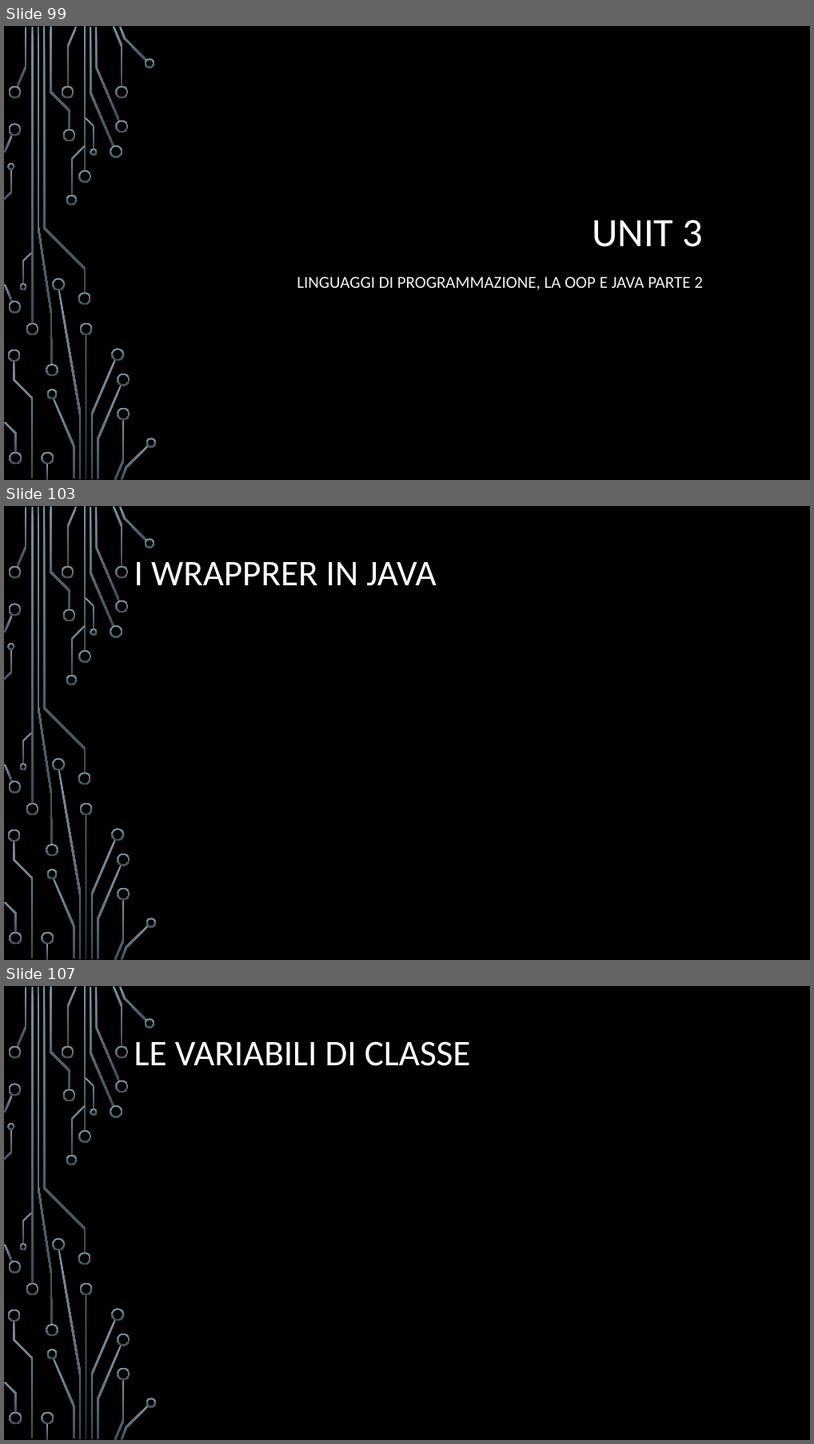
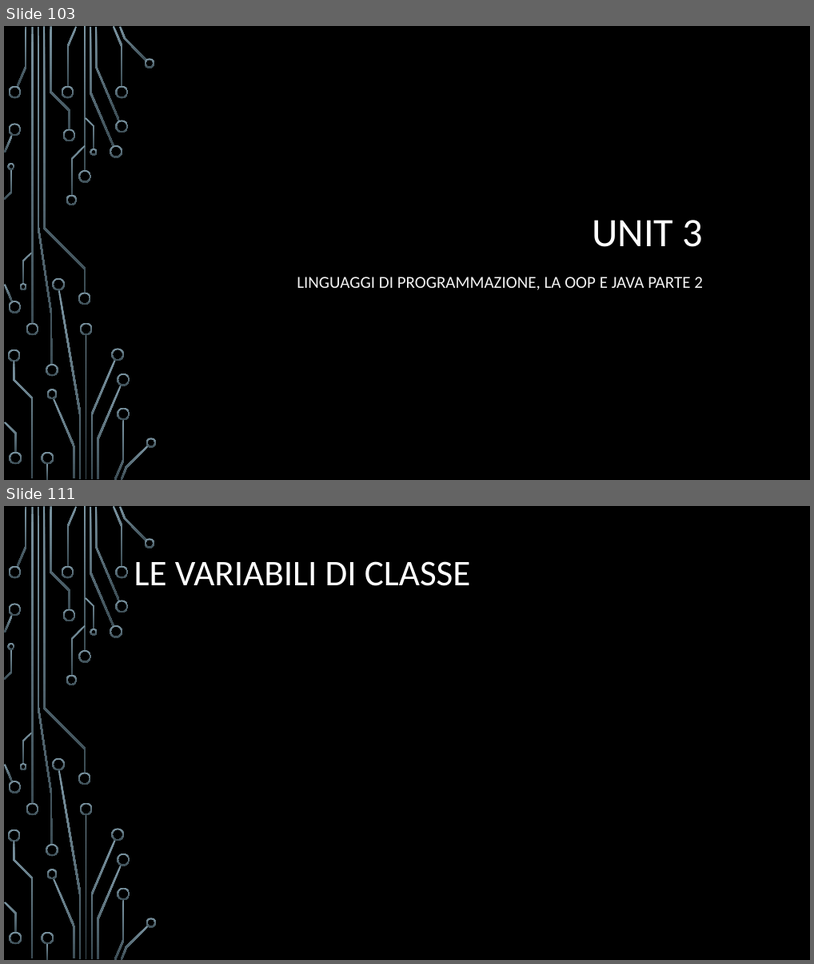
Before and after one commit to Eros-Capo/Corso-Java, a slide deck: Corso Java.pptx. Shown one above the other, each under a label of ours: slides 99, 103 and 107 before the commit, slides 103 and 111 after it; the slides between them are not shown. The pictures are 814x1444 and 814x964 pixels, drawn with LibreOffice and Linux fonts; fonts in the diff are those of the drawing; background and template pictures are left out. Boxes give left, top, right and bottom in pixels: in the first picture for what was removed or moved away, otherwise in the second. Text is boxed around its words. In the diff, an @@ line names an element or a change of style, - is before the commit and + after.

```diff
--- a/Corso Java.pptx
+++ b/Corso Java.pptx
@@ slide 103 removed at [4,506,810,960], background picture (left out); not listed: 54 template elements that a slide beside it also shows @@
@@ title removed at [134,562,436,586] @@
-I WRAPPRER IN JAVA
@@ what was slide 99 is now slide 103 @@
@@ what was slide 107 is now slide 111 @@
```
Also in this commit, not shown: 19 slides changed, 6 slides added, 1 other slide removed, 1 other file.
